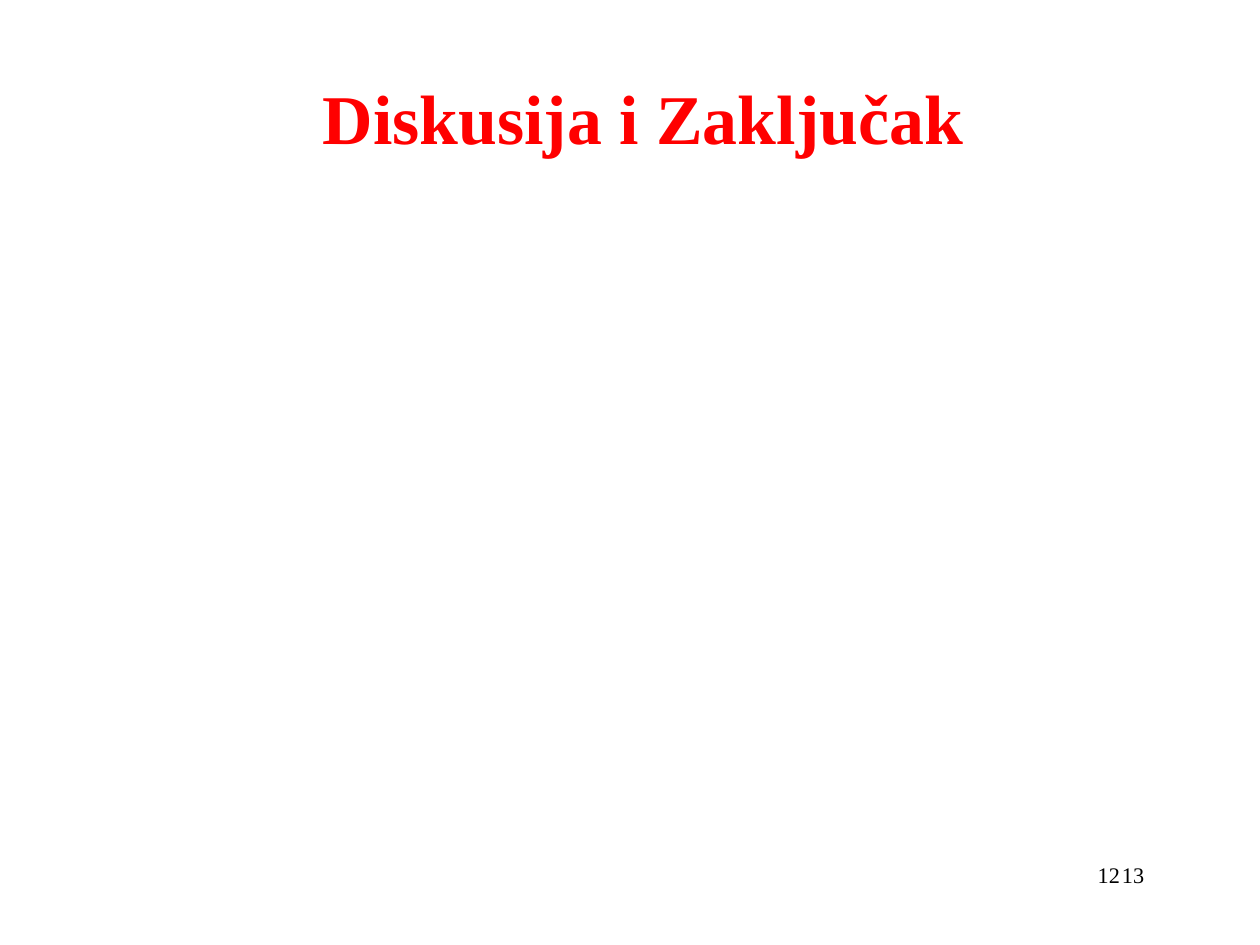
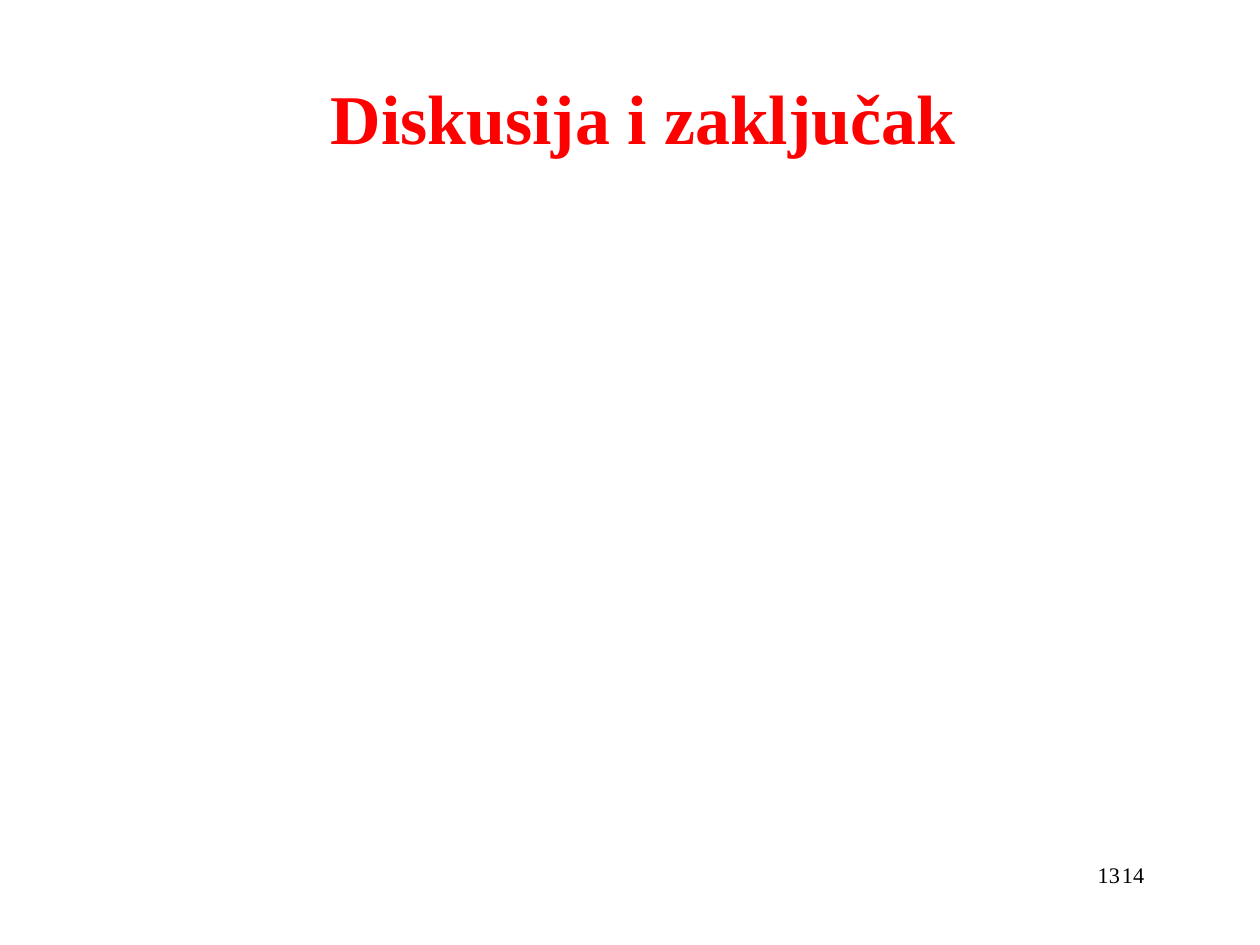
Before and after one commit to VjeraTurk/Master-s-Thesis, a slide deck: slide 13 of Prezentacija.odp (slide 12 before the commit). Drawn at 1260x945 pixels with LibreOffice and Linux fonts; fonts in the diff are those of the drawing. Boxes give left, top, right and bottom in pixels: in the first picture for what was removed or moved away, otherwise in the second. Text is boxed around its words. In the diff, an @@ line names an element or a change of style, - is before the commit and + after.

```diff
--- a/Prezentacija.odp
+++ b/Prezentacija.odp
@@ title at (331, 94, 955, 157): text changed @@
-Diskusija i Zaključak
+Diskusija i zaključak
@@ page number at (1098, 868, 1120, 884): text changed @@
-12
+13
@@ text at (1122, 868, 1144, 883): text changed @@
-13
+14
```
Also in this commit, not shown: 12 other slides changed, 1 slide added, 3 other files.
